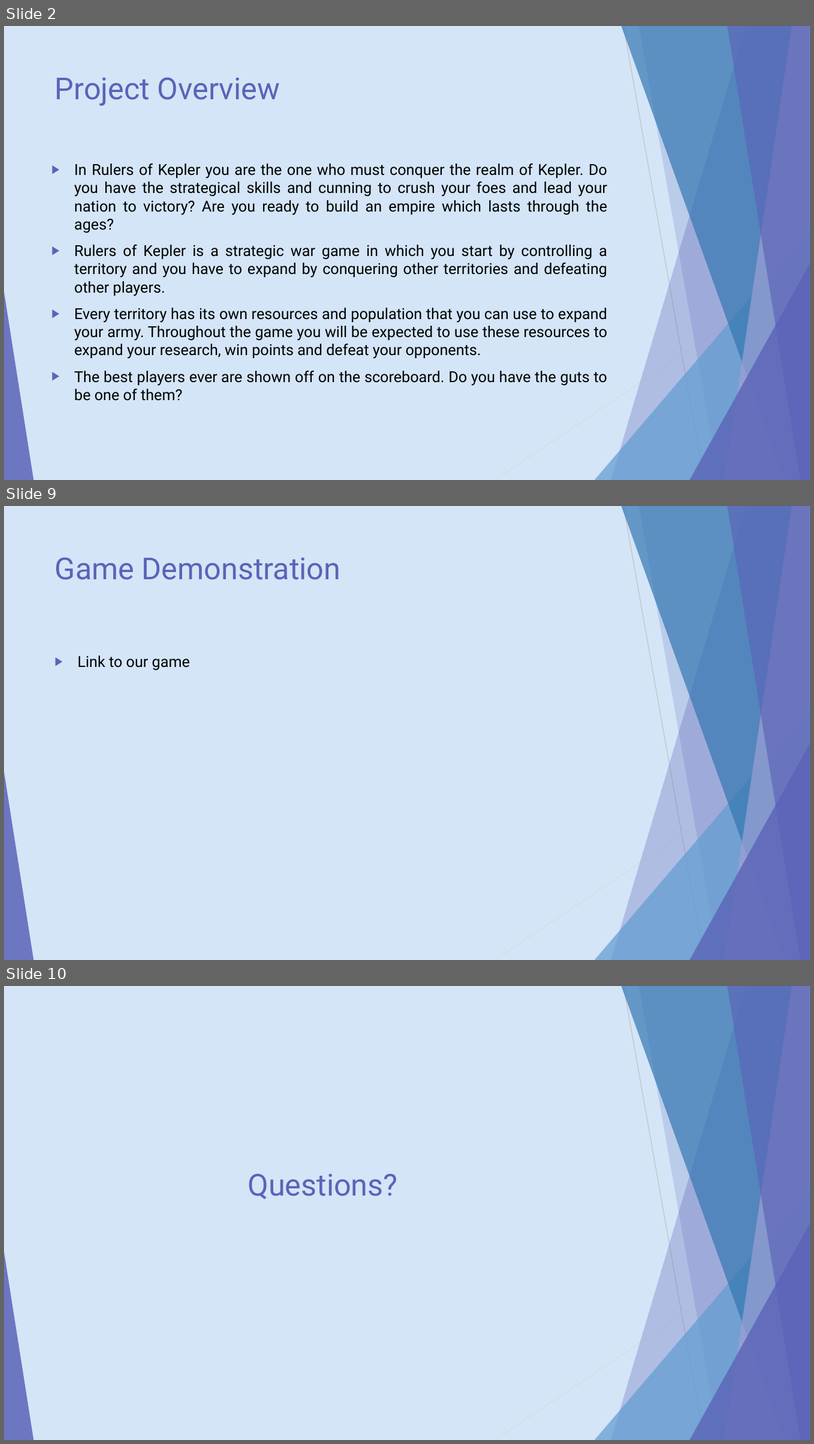
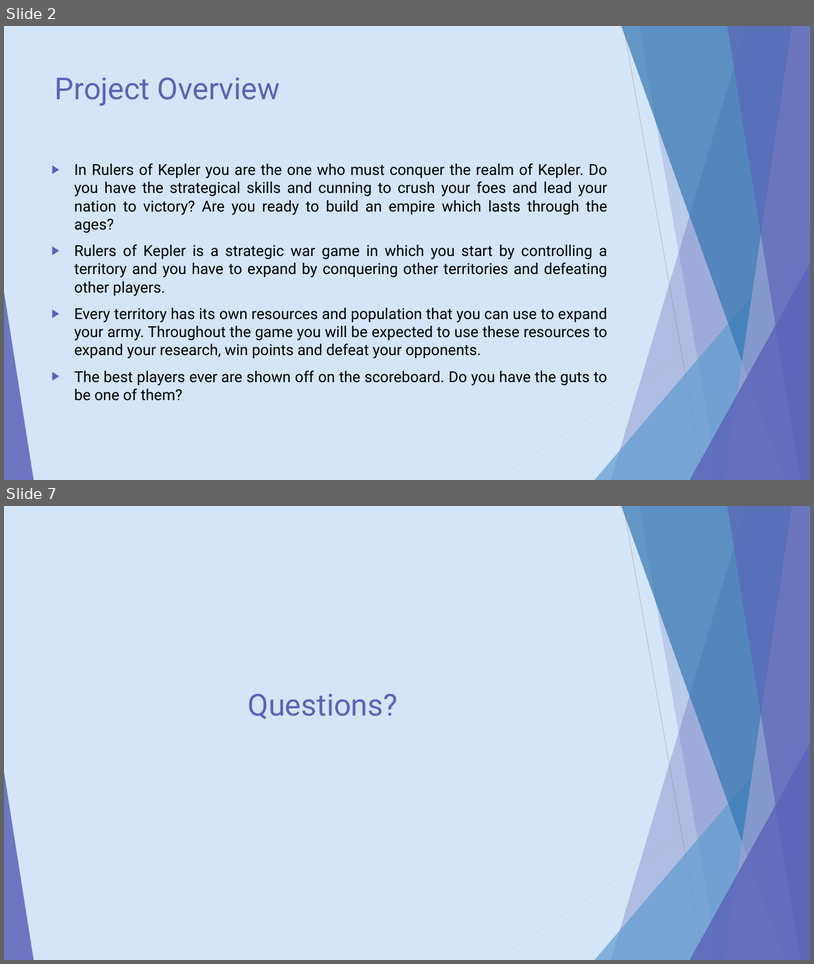
Before and after one commit to Gystark/RulersofKepler, a slide deck: presentation/Kepler.pptx. Shown one above the other, each under a label of ours: slides 2, 9 and 10 before the commit, slides 2 and 7 after it; the slides between them are not shown. The pictures are 814x1444 and 814x964 pixels, drawn with LibreOffice and Linux fonts; fonts in the diff are those of the drawing. Boxes give left, top, right and bottom in pixels: in the first picture for what was removed or moved away, otherwise in the second. Text is boxed around its words. In the diff, an @@ line names an element or a change of style, - is before the commit and + after.

```diff
--- a/presentation/Kepler.pptx
+++ b/presentation/Kepler.pptx
@@ slide 9 removed at (4,506,810,960), background #D4E5F7; not listed: 10 template elements that a slide beside it also shows @@
@@ title removed at (55,558,341,580) @@
-Game Demonstration
@@ text removed at (78,655,190,670) @@
-▶ Link to our game
@@ what was slide 10 is now slide 7 @@
```
Also in this commit, not shown: 4 slides changed, 1 slide added, 3 other slides removed, 14 other files.
